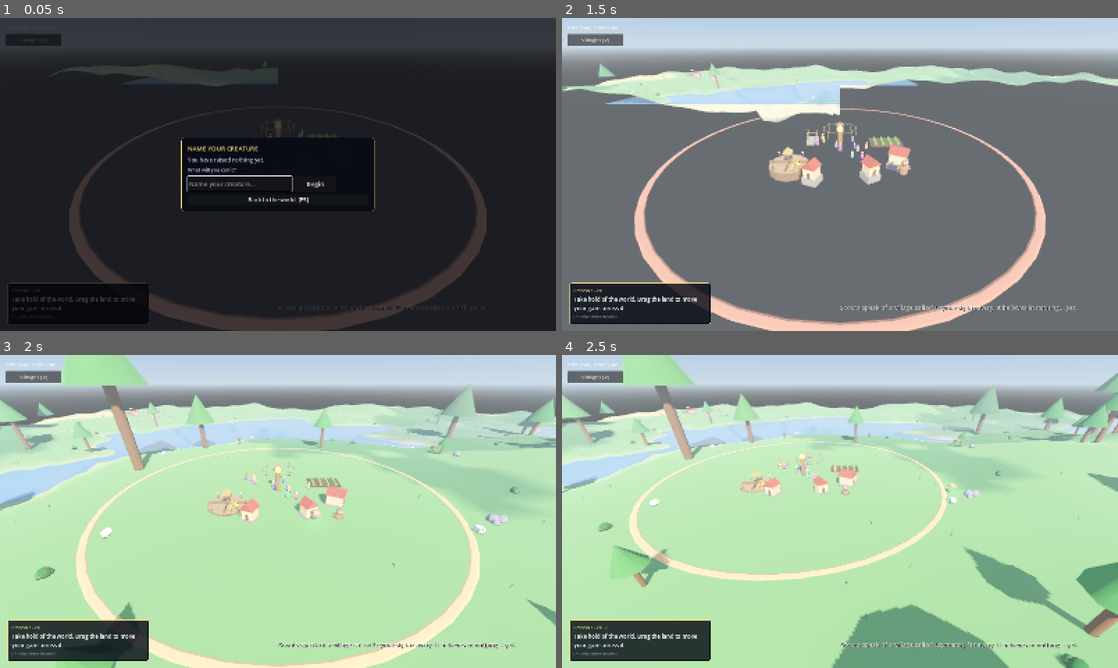
Above: before the commit, frames 1-4 (two rows, left to right).
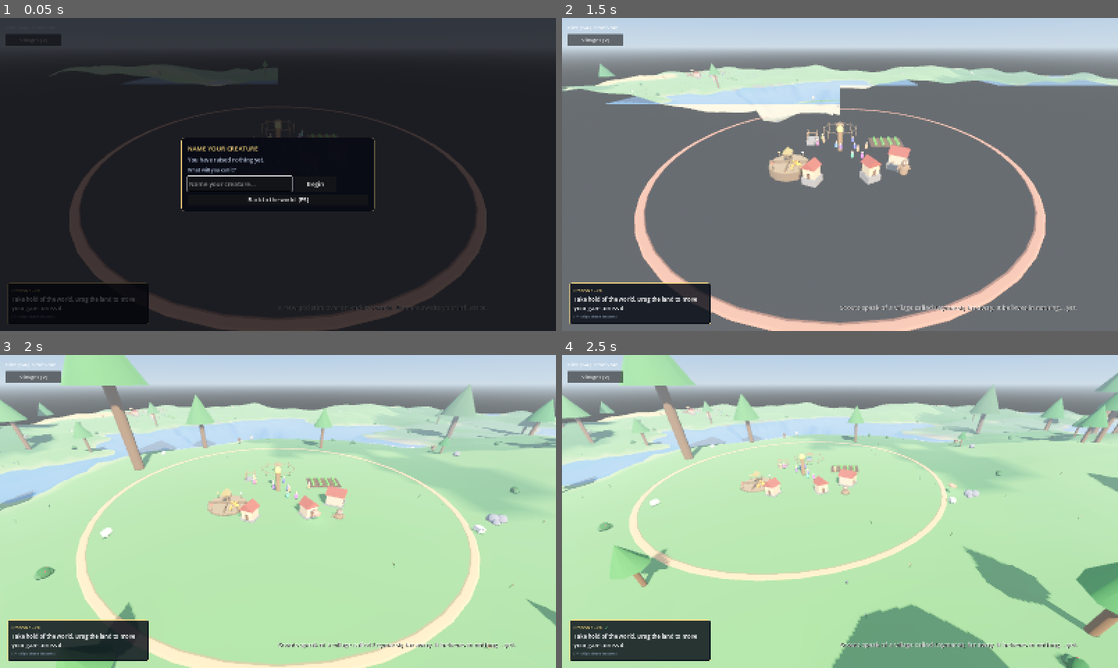
Above: after the commit, the same moments.

Repository: tjloman/tjloman
Game: Godot game, scene res://scenes/main.tscn
Same seed, same stepped clock (60 frames per second), same inputs: the game is played once before the commit and once after it.
Inputs (mouse positions are in pixels of both pictures, inside the frame that each line leads up to):
- Up to frame 1 (0.05 s): no input
- Up to frame 2 (1.5 s): click (801, 183) at 0.52 s; type "Alex" at 0.6 s; click "Begin" at 1.25 s
- Up to frame 3 (2 s): no input
- Up to frame 4 (2.5 s): tap Enter at 2 s; move the mouse to (962, 495) at 2.02 s; hold Right from 2.03 s (still down); hold S (cam_back) from 2.03 s (still down); click (962, 495) at 2.17 s

Frame 1 is identical in both runs. In frame 2, 0.3% of the frame differs, in the area x 75-100%, y 18-22%; in frame 3, less than 0.1%; in frame 4, less than 0.1%.

Commit message:
Say when a crater breaks the waterline, and measure the water properly
TWO CORRECTIONS TO MY OWN DIAGNOSIS, both worth recording.

First, the village did not starve. I said the pond made the farms
unworkable and they died of that, confidently, and it was wrong. The
arithmetic: the cradle is flattened to exactly 2.0 m, the sea is at 0.0,
a fireball gouges 1.7 m, and craters stack — so ONE fireball leaves the
floor at +0.30 and the SECOND puts it at -1.40, which is 1.4 m under the
waterline against a drowning depth of 1.1. They drowned in the sea, in a
hole, with no pond and no rain involved at all.

Second, they could see it. I then guessed the water was never drawn and
that was wrong too — the chunk's water plane was already there for its
own reasons and the crater simply went below it.

So the fireball now SAYS when its crater breaks below the waterline. The
consequence stays exactly as it is — digging a hole in your own village
until the sea comes in is a fair thing to be allowed to do — but it
should be a choice rather than something worked out afterwards by
counting bodies.

The water probe is fixed anyway, as a latent bug rather than the cause:
_build_water sampled five points of a 48 m chunk (four corners and the
centre), and a 4.8 m crater has about a 16% chance of touching one. The
terrain pass already measures all 169 heights to build the mesh, so the
true minimum is free and exact — no more chunks where the ground goes
under the water table and nothing is drawn.

Co-Authored-By: Claude Opus 5 <noreply@anthropic.com>
Claude-Session: https://claude.ai/code/session_01NqBKfyc5c6bViy6kUi2S7P

Diff:
--- a/scripts/miracles/fireball.gd
+++ b/scripts/miracles/fireball.gd
@@ -224,8 +224,17 @@
 	var world := get_tree().get_first_node_in_group("world_gen") as WorldGen
 	if world == null or world.is_underwater(pos.x, pos.z):
 		return
+	var before := world.height_at(pos.x, pos.z)
 	world.deform(TerrainScars.Kind.CRATER, Vector2(pos.x, pos.z),
 		BLAST_RADIUS * 0.8, -GOUGE_DEPTH, 3.0, GOUGE_CHAR)
+	# THE WATERLINE IS A THING YOU CAN DIG THROUGH, and craters stack: the
+	# village cradle sits two metres above the sea, and a fireball takes 1.7,
+	# so the SECOND one on a spot opens the ground to the water. That is a fair
+	# consequence and it stays — but it should be a choice, not a discovery
+	# made by counting bodies afterwards.
+	var after := world.height_at(pos.x, pos.z)
+	if before >= WorldGen.WATER_LEVEL and after < WorldGen.WATER_LEVEL:
+		GameState.announce("The crater breaks below the waterline, and the water comes in.")
 
 
 func _blast_visuals(pos: Vector3) -> void:
--- a/scripts/world/chunk.gd
+++ b/scripts/world/chunk.gd
@@ -12,6 +12,9 @@
 var _ground: MeshInstance3D = null
 var _body: StaticBody3D = null
 var _water: MeshInstance3D = null
+## The lowest ground in this chunk, measured while the mesh is built. What
+## decides whether any water is drawn here at all.
+var _lowest := INF
 ## Everything scattered here that has to be set back down on the new ground.
 var _standing: Array[Node3D] = []
 
@@ -65,11 +68,14 @@
 	var heights := PackedFloat32Array()
 	heights.resize((cells + 1) * (cells + 1))
 
-	# Sample the height grid (in world space; chunk origin is our position).
+	# Sample the height grid (in world space; chunk origin is our position),
+	# keeping the lowest — the water pass needs it and it is free here.
+	_lowest = INF
 	for z in cells + 1:
 		for x in cells + 1:
-			heights[z * (cells + 1) + x] = world.height_at(
-				position.x + x * step, position.z + z * step)
+			var h := world.height_at(position.x + x * step, position.z + z * step)
+			heights[z * (cells + 1) + x] = h
+			_lowest = minf(_lowest, h)
 
 	var st := SurfaceTool.new()
 	st.begin(Mesh.PRIMITIVE_TRIANGLES)
@@ -116,15 +122,18 @@
 
 
 func _build_water() -> void:
-	# Only bother if any corner/center of the chunk is below the water table.
-	var has_water := false
-	for probe in [Vector2(0, 0), Vector2(1, 0), Vector2(0, 1), Vector2(1, 1), Vector2(0.5, 0.5)]:
-		if world.height_at(
-				position.x + probe.x * WorldGen.CHUNK_SIZE,
-				position.z + probe.y * WorldGen.CHUNK_SIZE) < WorldGen.WATER_LEVEL + 0.5:
-			has_water = true
-			break
-	if not has_water:
+	# THE LOWEST POINT OF THE MESH, not five scattered probes.
+	#
+	# This used to sample the four corners and the centre of a 48-metre chunk,
+	# which a fireball crater falls straight between: the ground genuinely went
+	# below the water table and no water was drawn at all. Everything that
+	# SAMPLES a point — is_underwater, the router, the drowning check — knew
+	# there was water there; only the player could not see it, so villagers
+	# walked into a dry-looking pit and drowned in nothing.
+	#
+	# The terrain pass already measured all 169 heights to build the mesh, so
+	# the true minimum is free and exact.
+	if _lowest >= WorldGen.WATER_LEVEL + 0.5:
 		return
 	var plane := PlaneMesh.new()
 	plane.size = Vector2(WorldGen.CHUNK_SIZE, WorldGen.CHUNK_SIZE)
